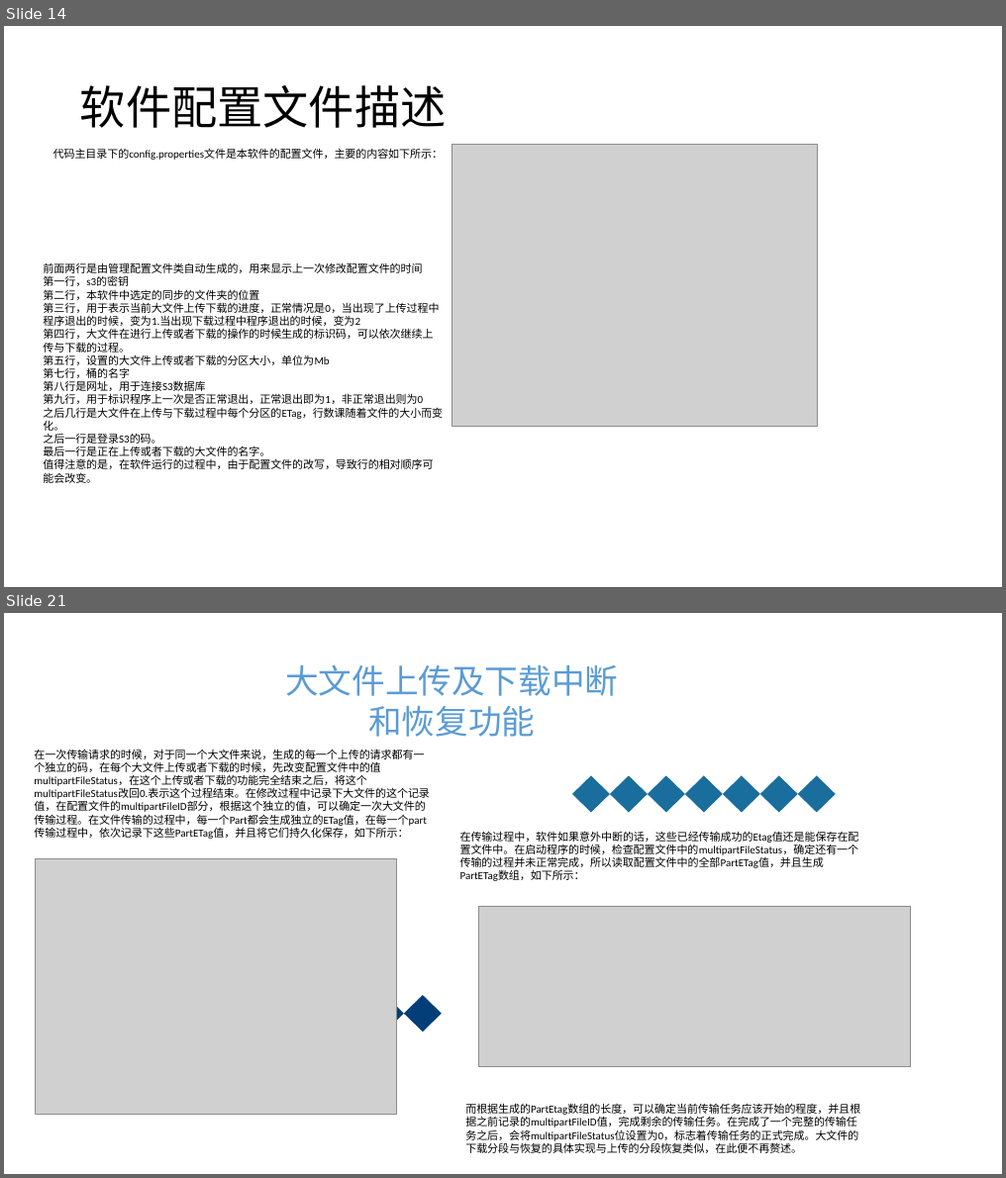
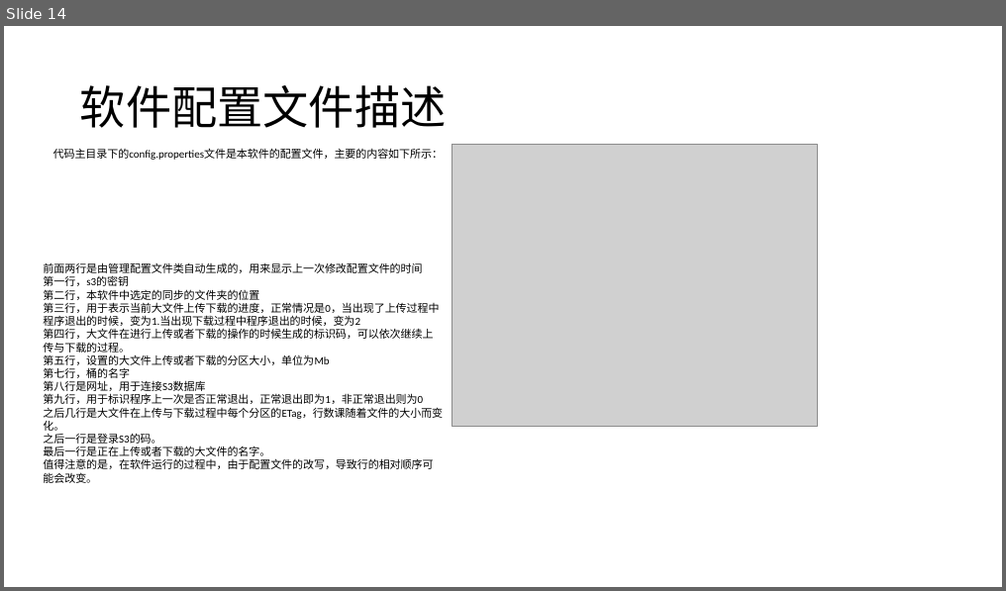
Before and after one commit to masaikk/2021-Big-data-development, a slide deck: 01-大数据怎么存/代码和文档/s3week1/pass/展示.pptx. Shown one above the other, each under a label of ours: slides 14 and 21 before the commit, slide 14 after it; the slides between them are not shown. The pictures are 1006x1178 and 1006x591 pixels, drawn with LibreOffice and Linux fonts; fonts in the diff are those of the drawing; grey boxes stand for pictures. Boxes give left, top, right and bottom in pixels: in the first picture for what was removed or moved away, otherwise in the second. Text is boxed around its words. In the diff, an @@ line names an element or a change of style, - is before the commit and + after.

```diff
--- a/01-大数据怎么存/代码和文档/s3week1/pass/展示.pptx
+++ b/01-大数据怎么存/代码和文档/s3week1/pass/展示.pptx
@@ slide 21 removed at (4,613,1002,1174), background #FFFFFF @@
@@ text removed at (285,664,618,737) @@
-  大文件上传及下载中断和恢复功能
@@ text removed at (34,749,430,839) @@
-在一次传输请求的时候，对于同一个大文件来说，生成的每一个上传的请求都有一个独立的码，在每个大文件上传或者下载的时候，先改变配置文件中的值multipartFileStatus，在这个上传或者下载的功能完全结束之后，将这个multipartFileStatus改回0.表示这个过程结束。在修改过程中记录下大文件的这个记录值，在配置文件的multipartFileID部分，根据这个独立的值，可以确定一次大文件的传输过程。在文件传输的过程中，每一个Part都会生成独立的ETag值，在每一个part传输过程中，依次记录下这些PartETag值，并且将它们持久化保存，如下所示：
@@ group removed at (572,776,836,813): 7 diamonds @@
@@ text removed at (460,831,859,881) @@
-在传输过程中，软件如果意外中断的话，这些已经传输成功的Etag值还是能保存在配置文件中。在启动程序的时候，检查配置文件中的multipartFileStatus，确定还有一个传输的过程并未正常完成，所以读取配置文件中的全部PartETag值，并且生成PartETag数组，如下所示：
@@ picture removed at (36,859,397,1115) @@
@@ picture removed at (479,906,912,1066) @@
@@ diamond removed at (366,995,404,1032) @@
@@ diamond removed at (404,995,442,1032) @@
@@ text removed at (465,1103,860,1154) @@
-而根据生成的PartEtag数组的长度，可以确定当前传输任务应该开始的程度，并且根据之前记录的multipartFileID值，完成剩余的传输任务。在完成了一个完整的传输任务之后，会将multipartFileStatus位设置为0，标志着传输任务的正式完成。大文件的下载分段与恢复的具体实现与上传的分段恢复类似，在此便不再赘述。
```
Also in this commit, not shown: 2 slides changed, 7 other slides removed, 5 other files.
